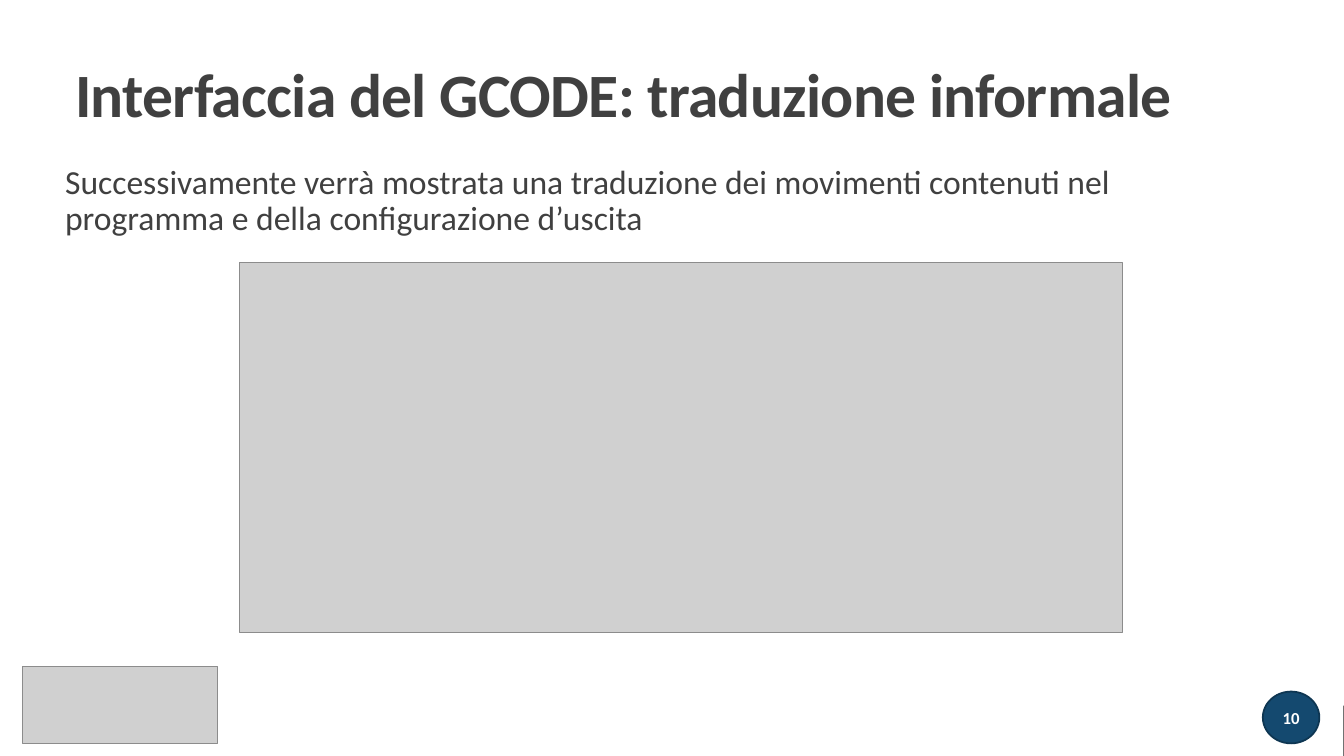
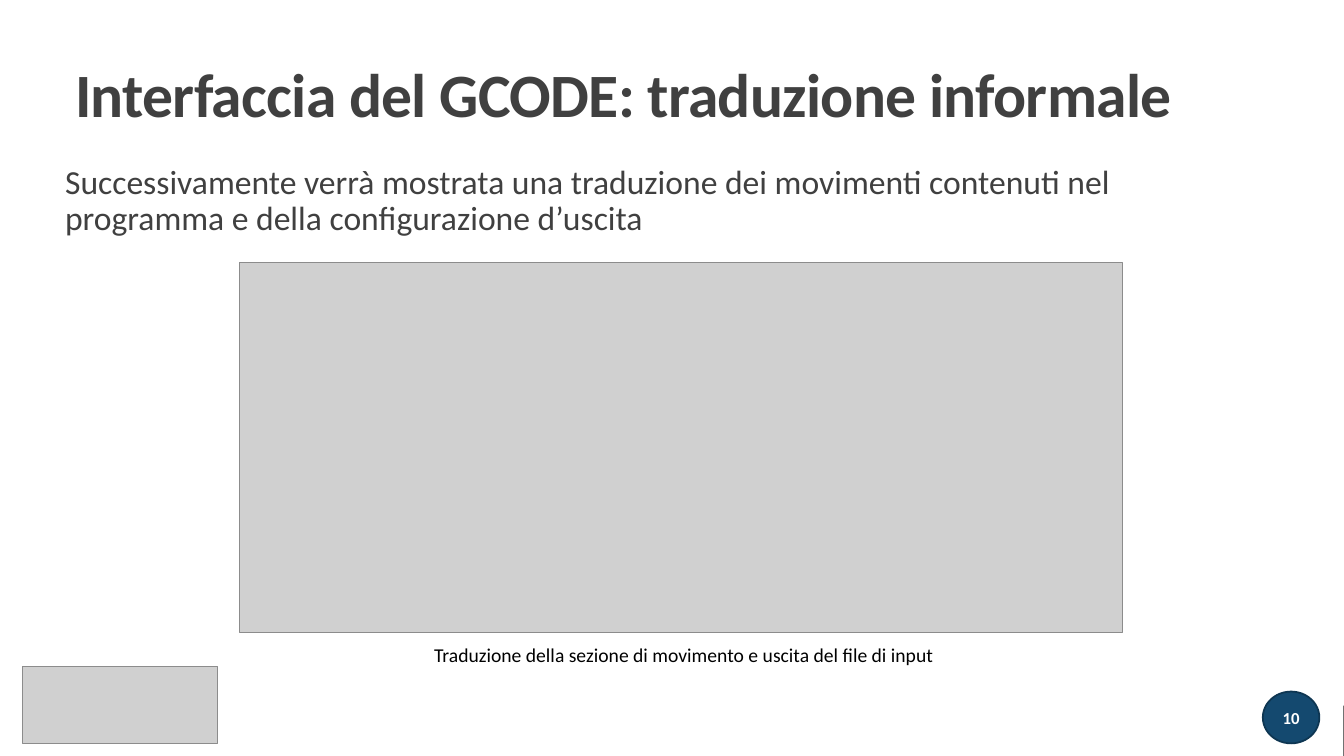
Before and after one commit to atusghen/GCODE, a slide deck: slide 10 of presentazione.pptx. Drawn at 1344x756 pixels with LibreOffice and Linux fonts; fonts in the diff are those of the drawing; grey boxes stand for pictures. Boxes give left, top, right and bottom in pixels: in the first picture for what was removed or moved away, otherwise in the second. Text is boxed around its words. In the diff, an @@ line names an element or a change of style, - is before the commit and + after.

```diff
--- a/presentazione.pptx
+++ b/presentazione.pptx
@@ text added at bbox=[434, 648, 933, 665], 14 pt, text #000000 @@
+Traduzione della sezione di movimento e uscita del file di input
```
Also in this commit, not shown: 4 other slides changed, 3 slides added, 6 other files.
